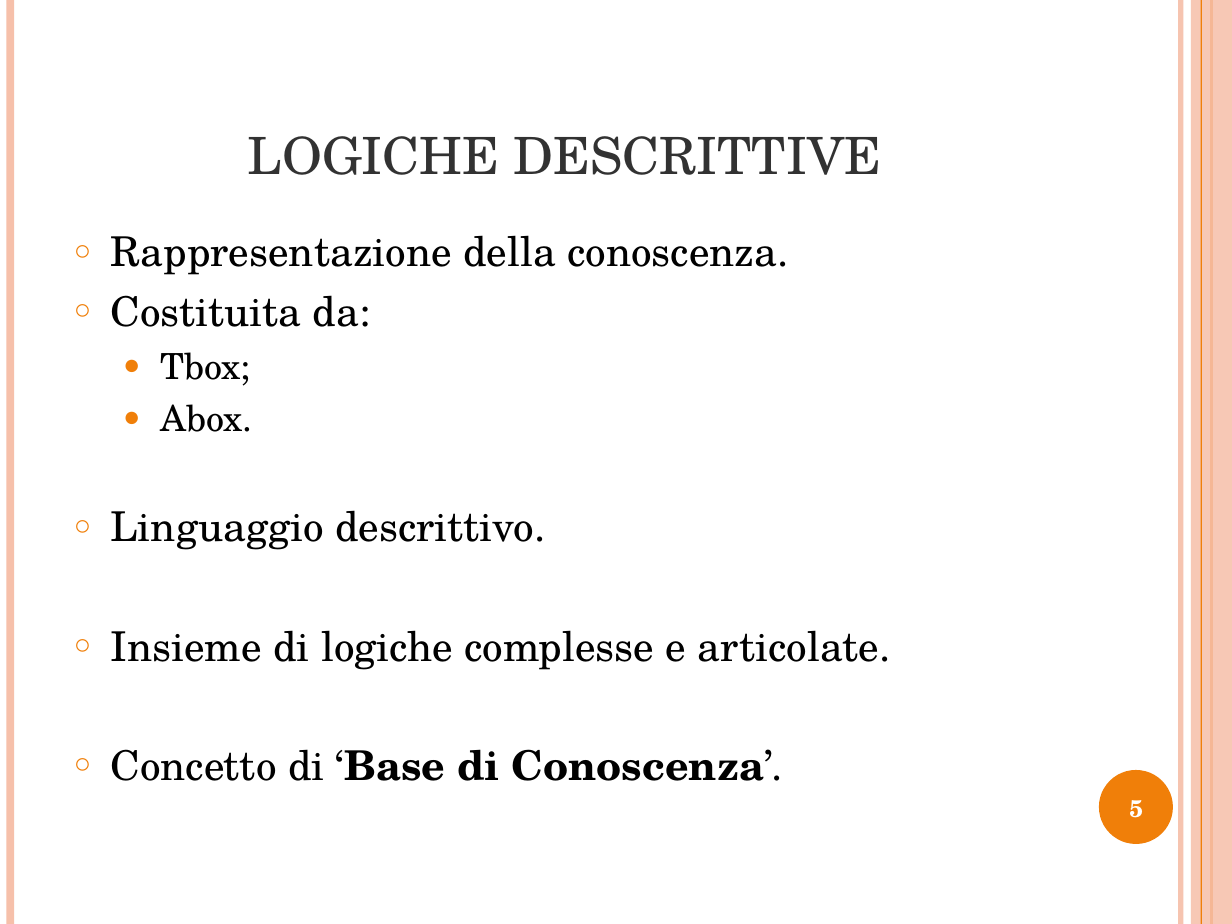
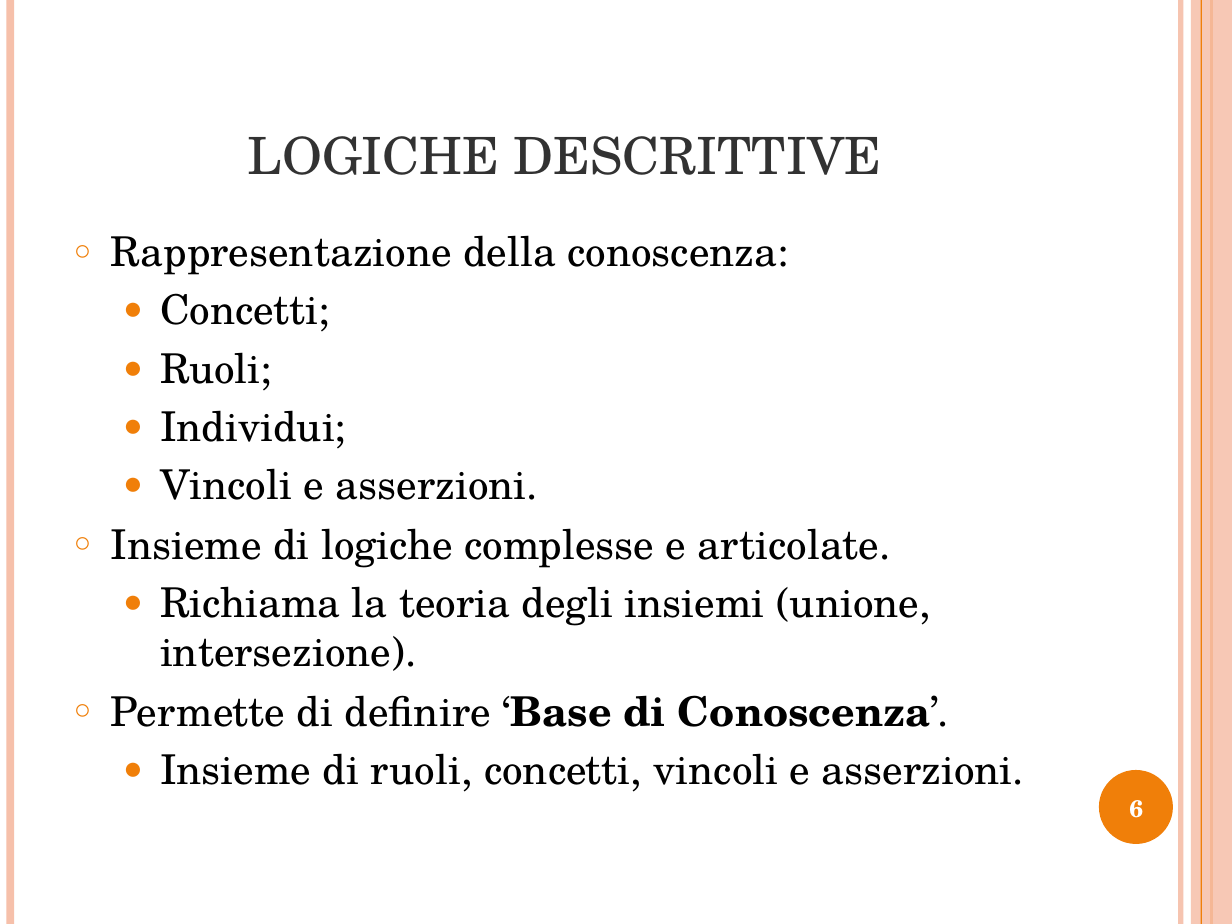
Before and after one commit to opendatahacklab/cityservices, a slide deck: slide 6 of thesis/Presentazione_Tesi.odp (slide 5 before the commit). Drawn at 1232x924 pixels with LibreOffice and Linux fonts; fonts in the diff are those of the drawing. Boxes give left, top, right and bottom in pixels: in the first picture for what was removed or moved away, otherwise in the second. Text is boxed around its words. In the diff, an @@ line names an element or a change of style, - is before the commit and + after.

Commit message:
Modifica alle slide di presentazione della tesi

```diff
--- a/thesis/Presentazione_Tesi.odp
+++ b/thesis/Presentazione_Tesi.odp
@@ text at (111,235,789,500): text changed @@
-○ Rappresentazione della conoscenza.
-○ Costituita da:
-  ● Tbox;
-  ● Abox.
-○ Linguaggio descrittivo.
+○ Rappresentazione della conoscenza:
+  ● Concetti;
+  ● Ruoli;
+  ● Individui;
+  ● Vincoli e asserzioni.
@@ text at (111,586,1024,792): text changed; bold off @@
-○ Concetto di ‘Base di Conoscenza’.
+  ● Richiama la teoria degli insiemi (unione, intersezione).
+○ Permette di definire ‘Base di Conoscenza’.
+  ● Insieme di ruoli, concetti, vincoli e asserzioni.
@@ page number at (1129,800,1143,818): text changed @@
-5
+6
```
Also in this commit, not shown: 2 other slides changed, 2 slides added.
